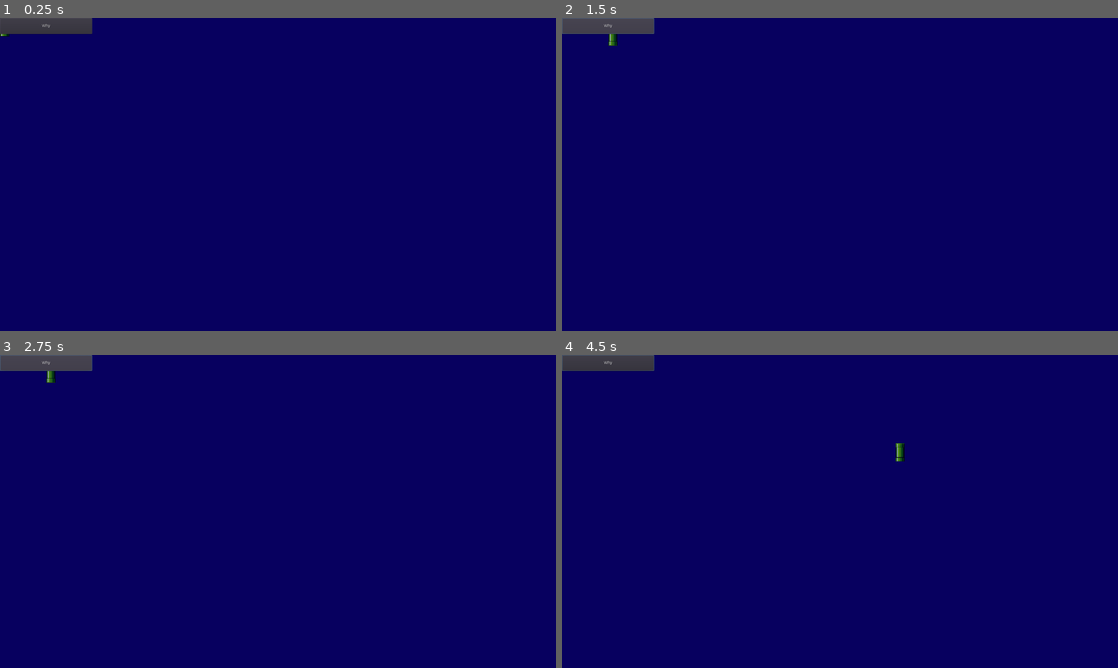
Above: before the commit, frames 1-4 (two rows, left to right).
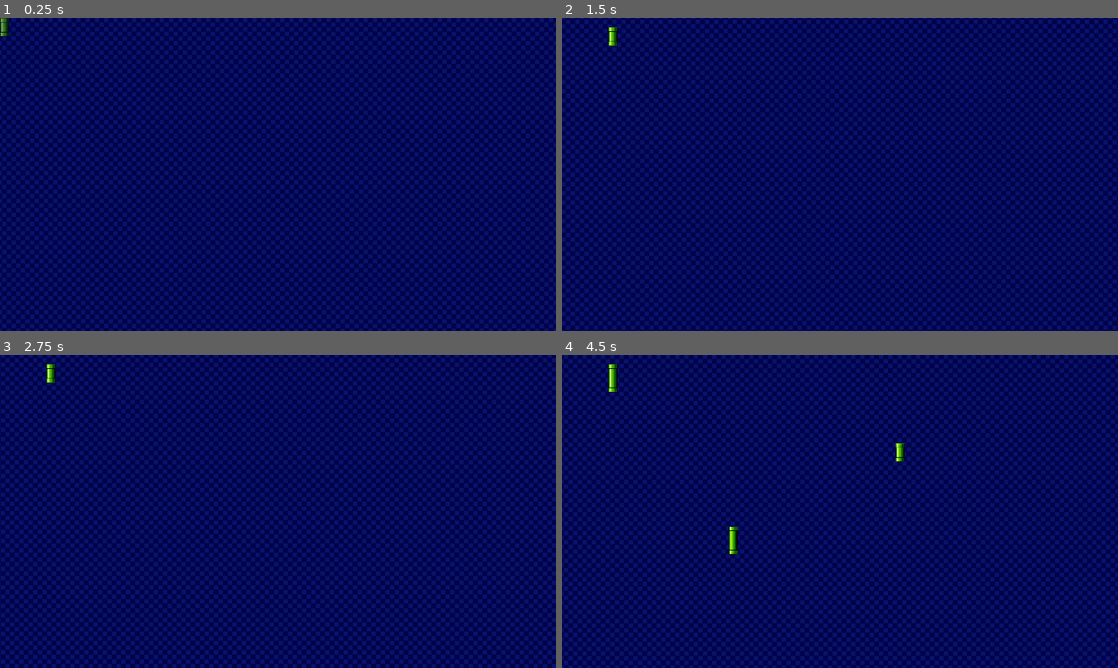
Above: after the commit, the same moments.

Repository: griffin-lora/GamejamProject
Game: Godot game, scene res://editor.tscn
Two runs of this game, one before a commit and one after it. Both use one fixed random seed, a clock stepped at 60 frames per second and the inputs below. This scene is started directly instead of the project's main scene.
Inputs (mouse positions are in pixels of both pictures, inside the frame that each line leads up to):
- Up to frame 1 (0.25 s): no input
- Up to frame 2 (1.5 s): click (606, 27) at 0.5 s, where only the run before the commit has a clickable "Why"; click (606, 27) at 1.25 s, where only the run before the commit has a clickable "Why"
- Up to frame 3 (2.75 s): click (44, 364) at 2 s, where only the run before the commit has a clickable "Why"
- Up to frame 4 (4.5 s): move the mouse to (962, 495) at 2.77 s; hold Right mouse button (erase) 2.78-3.53 s; click (962, 495) at 3.05 s; move the mouse to (728, 527) at 3.52 s; click (728, 527) at 3.6 s; tap I (extend_terrain, bound only after the commit) at 3.8 s; move the mouse to (895, 442) at 4.27 s; hold I (extend_terrain, bound only after the commit) from 4.28 s (still down); click (895, 442) at 4.42 s

The runs differ from the first frame. In frame 1, 0.9% of the frame differs, in the area x 0-17%, y 0-6%; in frame 2, 0.9%; in frame 3, 0.9%; in frame 4, 1.2%, in the area x 0-62%, y 0-64%.

Commit message:
add object placing in editor

Diff:
--- /dev/null
+++ b/actors/obstacles/pipe.gd
@@ -0,0 +1,34 @@
+extends Obstacle
+export var parts := 2
+
+func _ready():
+	update_parts()
+
+func update_parts():
+	middle_part.scale.y = parts
+	bottom_part.position.y = 16 * (parts + 1)
+
+	var shape = RectangleShape2D.new()
+	shape.extents = Vector2(16, ((parts + 2) * 16) / 2)
+
+	area.position.y = ((parts + 2) * 16) / 2
+	editor_area.position.y = ((parts + 2) * 16) / 2
+
+	area_collision.shape = shape
+	editor_collision.shape = shape
+
+func _input(event):
+	if event is InputEventMouseButton:
+		if event.is_pressed() and intersects_pos(get_global_mouse_position()):
+			if event.button_index == BUTTON_WHEEL_UP:
+				parts = clamp(parts + 1, 0, 24)
+				update_parts()
+			if event.button_index == BUTTON_WHEEL_DOWN:
+				parts = clamp(parts - 1, 0, 24)
+				update_parts()
+	elif event.is_action_pressed("extend_terrain"):
+		parts = clamp(parts + 1, 0, 24)
+		update_parts()
+	elif event.is_action_pressed("shorten_terrain"):
+		parts = clamp(parts - 1, 0, 24)
+		update_parts()
--- a/actors/obstacles/pipe.tscn
+++ b/actors/obstacles/pipe.tscn
@@ -1,17 +1,17 @@
 [gd_scene load_steps=5 format=2]
 
-[ext_resource path="res://src/actors/Obstacle.gd" type="Script" id=1]
+[ext_resource path="res://actors/obstacles/pipe.gd" type="Script" id=1]
 [ext_resource path="res://assets/pipe_body.png" type="Texture" id=2]
 [ext_resource path="res://assets/pipe_top.png" type="Texture" id=3]
 
 [sub_resource type="RectangleShape2D" id=1]
-extents = Vector2( 16, 64 )
+extents = Vector2( 16, 32 )
 
 [node name="Obstacle" type="Node2D"]
 script = ExtResource( 1 )
 
 [node name="Area2D" type="Area2D" parent="."]
-position = Vector2( 16, 64 )
+position = Vector2( 16, 32 )
 
 [node name="CollisionShape2D" type="CollisionShape2D" parent="Area2D"]
 shape = SubResource( 1 )
@@ -21,15 +21,20 @@
 centered = false
 
 [node name="Bottom" type="Sprite" parent="."]
+position = Vector2( 0, 48 )
 texture = ExtResource( 3 )
 centered = false
-offset = Vector2( 0, 112 )
 flip_v = true
 
 [node name="Middle" type="Sprite" parent="."]
-position = Vector2( 0, -80 )
-scale = Vector2( 1, 6 )
+position = Vector2( 0, 16 )
+scale = Vector2( 1, 2 )
 texture = ExtResource( 2 )
 centered = false
-offset = Vector2( 0, 16 )
 flip_v = true
+
+[node name="EditorArea" type="Area2D" parent="."]
+position = Vector2( 16, 32 )
+
+[node name="CollisionShape2D" type="CollisionShape2D" parent="EditorArea"]
+shape = SubResource( 1 )
--- a/editor.tscn
+++ b/editor.tscn
@@ -1,7 +1,20 @@
-[gd_scene load_steps=3 format=2]
+[gd_scene load_steps=6 format=2]
 
 [ext_resource path="res://src/Editor.gd" type="Script" id=1]
 [ext_resource path="res://assets/pipe_preview.png" type="Texture" id=2]
+[ext_resource path="res://assets/editor_music.ogg" type="AudioStream" id=3]
+[ext_resource path="res://assets/stripes.png" type="Texture" id=4]
+
+[sub_resource type="GDScript" id=1]
+script/source = "extends TextureRect
+
+func _physics_process(delta):
+	rect_position += Vector2(0.5, 0.5)
+
+	if rect_position.x > -1856 or rect_position.y > -1016:
+		rect_position.x = -1920
+		rect_position.y = -1080
+"
 
 [node name="Editor" type="Node2D"]
 script = ExtResource( 1 )
@@ -10,3 +23,24 @@
 modulate = Color( 0.796078, 0.831373, 1, 0.752941 )
 texture = ExtResource( 2 )
 centered = false
+
+[node name="Objects" type="Node2D" parent="."]
+
+[node name="AudioStreamPlayer" type="AudioStreamPlayer" parent="."]
+stream = ExtResource( 3 )
+autoplay = true
+
+[node name="CanvasLayer" type="CanvasLayer" parent="."]
+layer = -10
+
+[node name="TextureRect" type="TextureRect" parent="CanvasLayer"]
+margin_left = -1920.0
+margin_top = -1080.0
+margin_right = 1920.0
+margin_bottom = 1080.0
+texture = ExtResource( 4 )
+stretch_mode = 2
+script = SubResource( 1 )
+__meta__ = {
+"_edit_use_anchors_": false
+}
--- a/project.godot
+++ b/project.godot
@@ -18,10 +18,16 @@
 "class": "LevelList",
 "language": "GDScript",
 "path": "res://src/LevelList.gd"
+}, {
+"base": "Actor",
+"class": "Obstacle",
+"language": "GDScript",
+"path": "res://src/actors/Obstacle.gd"
 } ]
 _global_script_class_icons={
 "Actor": "",
-"LevelList": ""
+"LevelList": "",
+"Obstacle": ""
 }
 
 [application]
@@ -66,6 +72,16 @@
 "events": [ Object(InputEventMouseButton,"resource_local_to_scene":false,"resource_name":"","device":0,"alt":false,"shi …(212 unchanged characters)…
  ]
 }
+extend_terrain={
+"deadzone": 0.5,
+"events": [ Object(InputEventKey,"resource_local_to_scene":false,"resource_name":"","device":0,"alt":false,"shift":false,"control":false,"meta":false,"command":false,"pressed":false,"scancode":73,"unicode":0,"echo":false,"script":null)
+ ]
+}
+shorten_terrain={
+"deadzone": 0.5,
+"events": [ Object(InputEventKey,"resource_local_to_scene":false,"resource_name":"","device":0,"alt":false,"shift":false,"control":false,"meta":false,"command":false,"pressed":false,"scancode":79,"unicode":0,"echo":false,"script":null)
+ ]
+}
 
 [rendering]
 
--- a/src/Editor.gd
+++ b/src/Editor.gd
@@ -1,6 +1,9 @@
 extends Node2D
 
+export var mode := 1
+
 onready var preview = $Preview
+onready var objects = $Objects
 
 var selected_object := 0
 var id_mapper
@@ -12,6 +15,32 @@
 	var mouse_pos = get_global_mouse_position()
 	preview.position = Vector2(stepify(mouse_pos.x, 16), stepify(mouse_pos.y, 16))
 
-func _input(event):
-	var object_scene = load("res://actors/obstacles/" + id_mapper.ids[selected_object] + ".tscn").instance()
-	object_scene.position = preview.position
+	if Input.is_action_just_pressed("place"): # holding it down made it lag and im too lazy to find a better solution so don't ree me
+		var object_scene = load("res://actors/obstacles/" + id_mapper.ids[selected_object] + ".tscn").instance()
+
+		var invalid = false
+		var combinations = []
+		for x in (object_scene.tiles_using.x):
+			for y in (object_scene.tiles_using.y):
+				combinations.append(Vector2(preview.position.x + (x*16), preview.position.y + (y*16)))
+
+		for test_pos in combinations:
+			if !get_objects_at_position(test_pos).empty():
+				invalid = true
+
+		if !invalid:
+			object_scene.position = preview.position
+			object_scene.mode = mode
+			objects.add_child(object_scene)
+
+	elif Input.is_action_pressed("erase"):
+		var objects_found = get_objects_at_position(preview.position)
+		for object in objects_found:
+			object.queue_free()
+
+func get_objects_at_position(test_position):
+	var objects_found = []
+	for object in objects.get_children():
+		if object.intersects_pos(test_position):
+			objects_found.append(object)
+	return objects_found
--- a/src/GlobalVars.gd
+++ b/src/GlobalVars.gd
@@ -27,5 +27,6 @@
 	get_tree().change_scene("res://levels/" + level_name + ".tscn")
 
 func activate_ability():
-	ability_recharge_ct = 0
-	print("ABILITY ACTIVATED")
+	if get_tree().get_current_scene().mode == 0:
+		ability_recharge_ct = 0
+		print("ABILITY ACTIVATED")
--- a/src/Level.gd
+++ b/src/Level.gd
@@ -1,3 +1,4 @@
 extends Node2D
 
+export var mode := 0
 export var path : NodePath # haha funny coindicnddencdedcwd
--- /dev/null
+++ b/src/Visibility.gd
@@ -0,0 +1,10 @@
+extends Control
+var ready = false
+
+func _ready():
+	ready = true
+
+func _process(delta):
+	var current_scene = get_tree().get_current_scene()
+	if ready and is_instance_valid(current_scene):
+		visible = current_scene.mode == 0
--- a/src/actors/Obstacle.gd
+++ b/src/actors/Obstacle.gd
@@ -1,13 +1,35 @@
 extends Actor
+class_name Obstacle
 
 onready var area = $Area2D
+onready var area_collision = $Area2D/CollisionShape2D
+onready var editor_area = $EditorArea
+onready var editor_collision = $EditorArea/CollisionShape2D
+
+onready var top_part = $Top
+onready var middle_part = $Middle
+onready var bottom_part = $Bottom
 
 var type = "Obstacle"
+var mode := 0
+var tiles_using := Vector2(2, 4)
 
 func collide(col_area):
-	if col_area.name == "CharArea":
+	if col_area.name == "CharArea" and mode == 0:
 		var character = col_area.get_node("../")
 		character.kill()
 
 func _ready():
 	area.connect("area_entered", self, "collide")
+
+func intersects_pos(test_position):
+	var min_pos = position
+	var max_pos = min_pos + (editor_collision.shape.extents * 2)
+
+	if (test_position.x >= min_pos.x
+	and test_position.y >= min_pos.y
+	and test_position.x < max_pos.x
+	and test_position.y < max_pos.y):
+		return true
+	else:
+		return false
--- a/ui.tscn
+++ b/ui.tscn
@@ -1,11 +1,21 @@
-[gd_scene format=2]
+[gd_scene load_steps=2 format=2]
+
+[ext_resource path="res://src/Visibility.gd" type="Script" id=1]
 
 [node name="UI" type="Node2D"]
 
 [node name="CanvasLayer" type="CanvasLayer" parent="."]
 layer = 10
 
-[node name="Button" type="Button" parent="CanvasLayer"]
+[node name="Control" type="Control" parent="CanvasLayer"]
+margin_right = 40.0
+margin_bottom = 40.0
+script = ExtResource( 1 )
+__meta__ = {
+"_edit_use_anchors_": false
+}
+
+[node name="Button" type="Button" parent="CanvasLayer/Control"]
 margin_right = 318.0
 margin_bottom = 55.0
 text = "Why"
Not shown, changed: .mono/metadata/ide_server_meta.txt
Binary file changed: assets/bkg.png
Not shown, added: assets/editor_music.ogg.import
Binary file added: assets/stripes.png
Not shown, added: assets/stripes.png.import
Not shown, added: assets/editor_music.ogg
